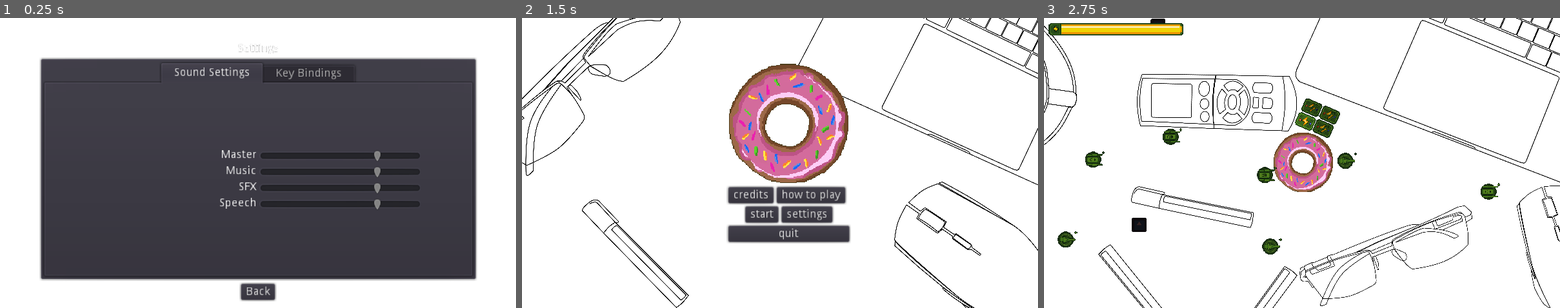
Above: before the commit, frames 1-3 (left to right).
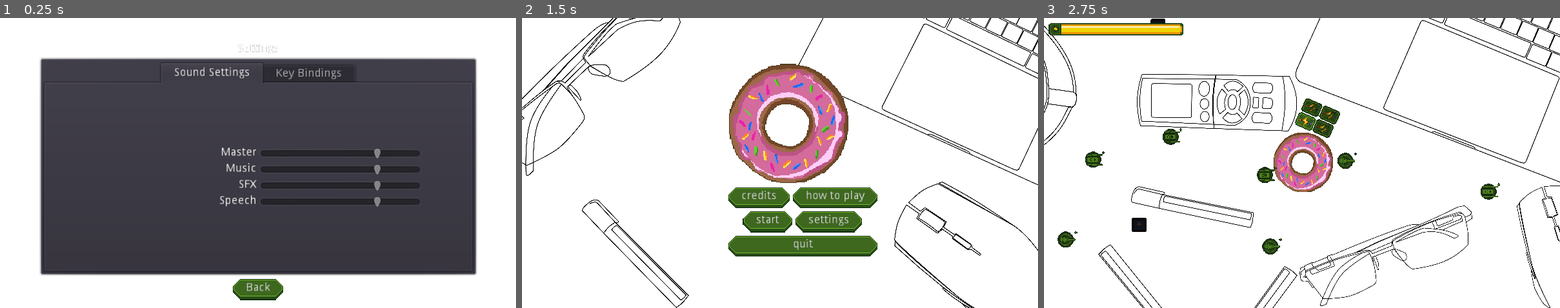
Above: after the commit, the same moments.

Repository: dmitriy-shmilo/gogodot-2021
Game: Godot game, scene res://settings_screen/settings_screen.tscn
Two runs of this game, one before a commit and one after it. Both use one fixed random seed, a clock stepped at 60 frames per second and the inputs below. This scene is started directly instead of the project's main scene. The engine's default icon, where the game draws it, is replaced by a stand-in: a white triangle on a blue panel in a dark square.
Inputs (mouse positions are in pixels of both pictures, inside the frame that each line leads up to):
- Up to frame 1 (0.25 s): no input
- Up to frame 2 (1.5 s): tap Enter at 0.5 s; move the mouse to (754, 221) at 0.52 s; hold W (up) 0.53-1.25 s; hold Mouse wheel up (zoom_in) 0.53-1.25 s; click (754, 221) at 0.67 s; click "Back" at 1.25 s
- Up to frame 3 (2.75 s): click "start" at 2 s

The runs differ from the first frame. In frame 1, 5.0% of the frame differs, in the area x 7-93%, y 44-98%; in frame 2, 6.4%, in the area x 39-69%, y 57-83%; in frame 3, nothing differs.

Commit message:
Button theming.

Diff:
--- a/src/ui/default_theme.tres
+++ b/src/ui/default_theme.tres
@@ -1,3 +1,44 @@
-[gd_resource type="Theme" format=2]
+[gd_resource type="Theme" load_steps=7 format=2]
+
+[ext_resource path="res://assets/ui.png" type="Texture" id=1]
+
+[sub_resource type="StyleBoxTexture" id=4]
+texture = ExtResource( 1 )
+region_rect = Rect2( 0, 32, 48, 32 )
+margin_left = 16.0
+margin_right = 16.0
+margin_top = 4.0
+margin_bottom = 8.0
+
+[sub_resource type="StyleBoxEmpty" id=5]
+
+[sub_resource type="StyleBoxTexture" id=3]
+texture = ExtResource( 1 )
+region_rect = Rect2( 0, 96, 48, 32 )
+margin_left = 16.0
+margin_right = 16.0
+margin_top = 4.0
+margin_bottom = 8.0
+
+[sub_resource type="StyleBoxTexture" id=1]
+texture = ExtResource( 1 )
+region_rect = Rect2( 0, 32, 48, 32 )
+margin_left = 16.0
+margin_right = 16.0
+margin_top = 4.0
+margin_bottom = 8.0
+
+[sub_resource type="StyleBoxTexture" id=2]
+texture = ExtResource( 1 )
+region_rect = Rect2( 0, 64, 48, 32 )
+margin_left = 16.0
+margin_right = 16.0
+margin_top = 8.0
+margin_bottom = 4.0
 
 [resource]
+Button/styles/disabled = SubResource( 4 )
+Button/styles/focus = SubResource( 5 )
+Button/styles/hover = SubResource( 3 )
+Button/styles/normal = SubResource( 1 )
+Button/styles/pressed = SubResource( 2 )
Binary file changed: src/assets/ui.aseprite
Binary file changed: src/assets/ui.png
